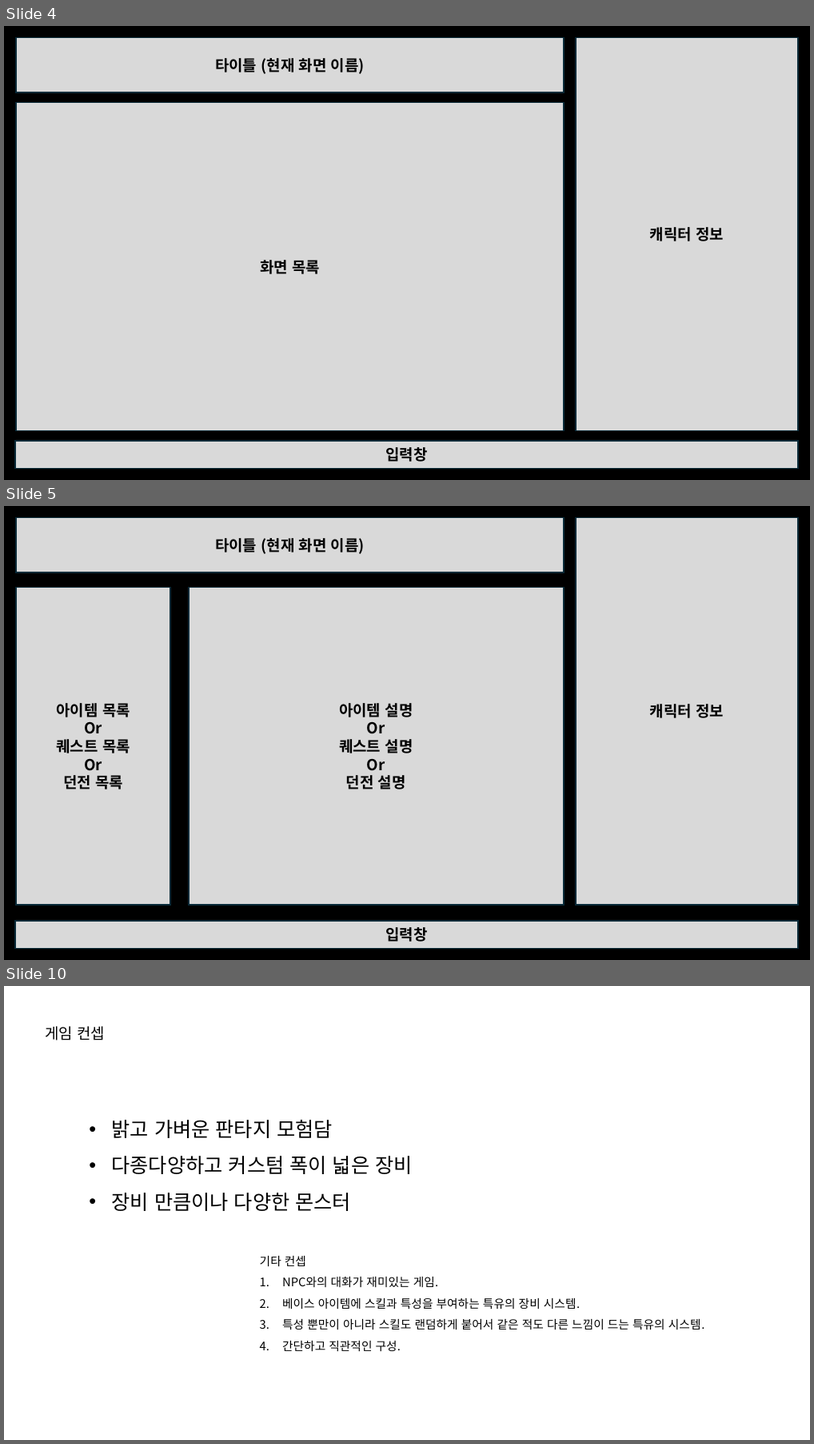
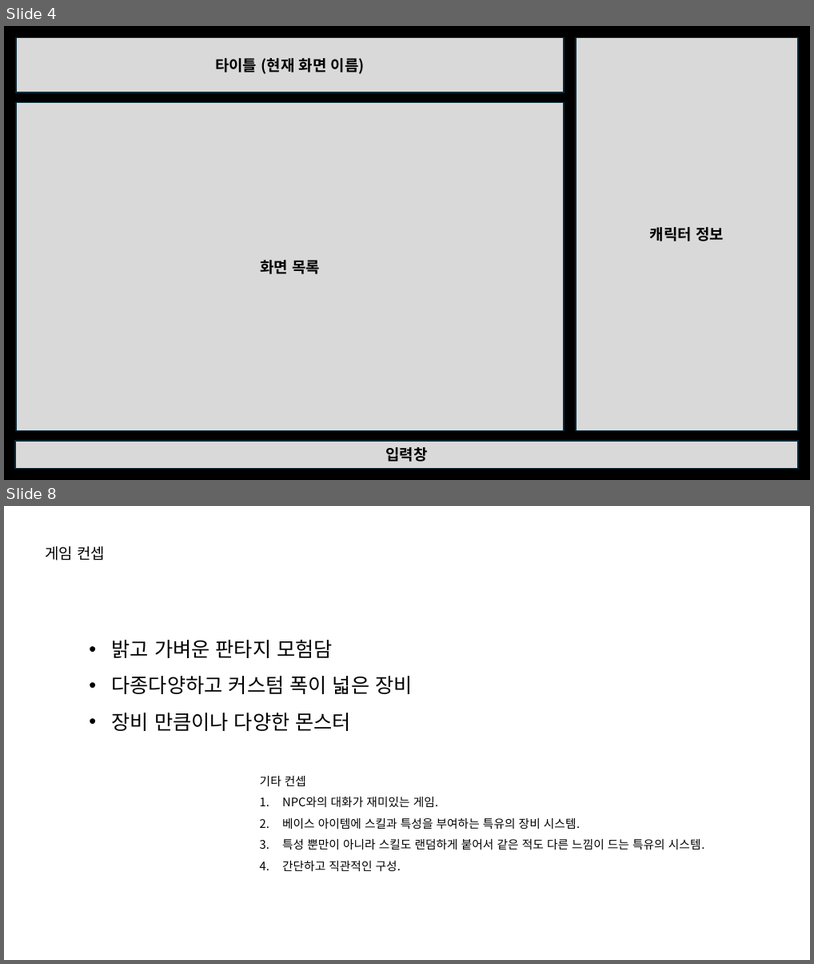
Before and after one commit to lsu0503/TextRPG_TeamProject2nd, a slide deck: Documents/TextRPG_와이어프레임.pptx. Shown one above the other, each under a label of ours: slides 4, 5 and 10 before the commit, slides 4 and 8 after it; the slides between them are not shown. The pictures are 814x1444 and 814x964 pixels, drawn with LibreOffice and Linux fonts; fonts in the diff are those of the drawing. Boxes give left, top, right and bottom in pixels: in the first picture for what was removed or moved away, otherwise in the second. Text is boxed around its words. In the diff, an @@ line names an element or a change of style, - is before the commit and + after.

```diff
--- a/Documents/TextRPG_와이어프레임.pptx
+++ b/Documents/TextRPG_와이어프레임.pptx
@@ slide 5 removed at (4, 506, 810, 960), background #000000 @@
@@ rectangle removed at (16, 517, 564, 572) @@
-타이틀 (현재 화면 이름)
@@ rectangle removed at (576, 517, 799, 904) @@
-캐릭터 정보
@@ rectangle removed at (16, 587, 170, 904) @@
-아이템 목록
-Or
-퀘스트 목록
-Or
-던전 목록
@@ rectangle removed at (189, 587, 563, 904) @@
-아이템 설명
-Or
-퀘스트 설명
-Or
-던전 설명
@@ rectangle removed at (15, 920, 798, 948) @@
-입력창
@@ what was slide 10 is now slide 8 @@
```
Also in this commit, not shown: 5 slides changed, 1 other slide removed, 1 other file.
